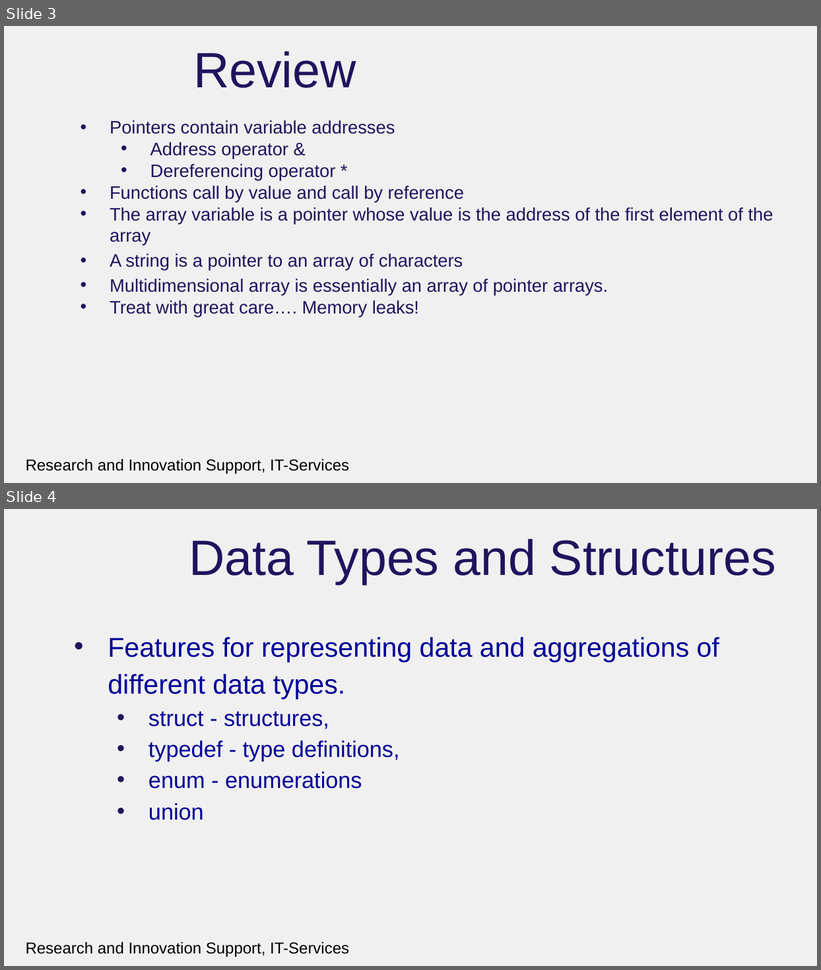
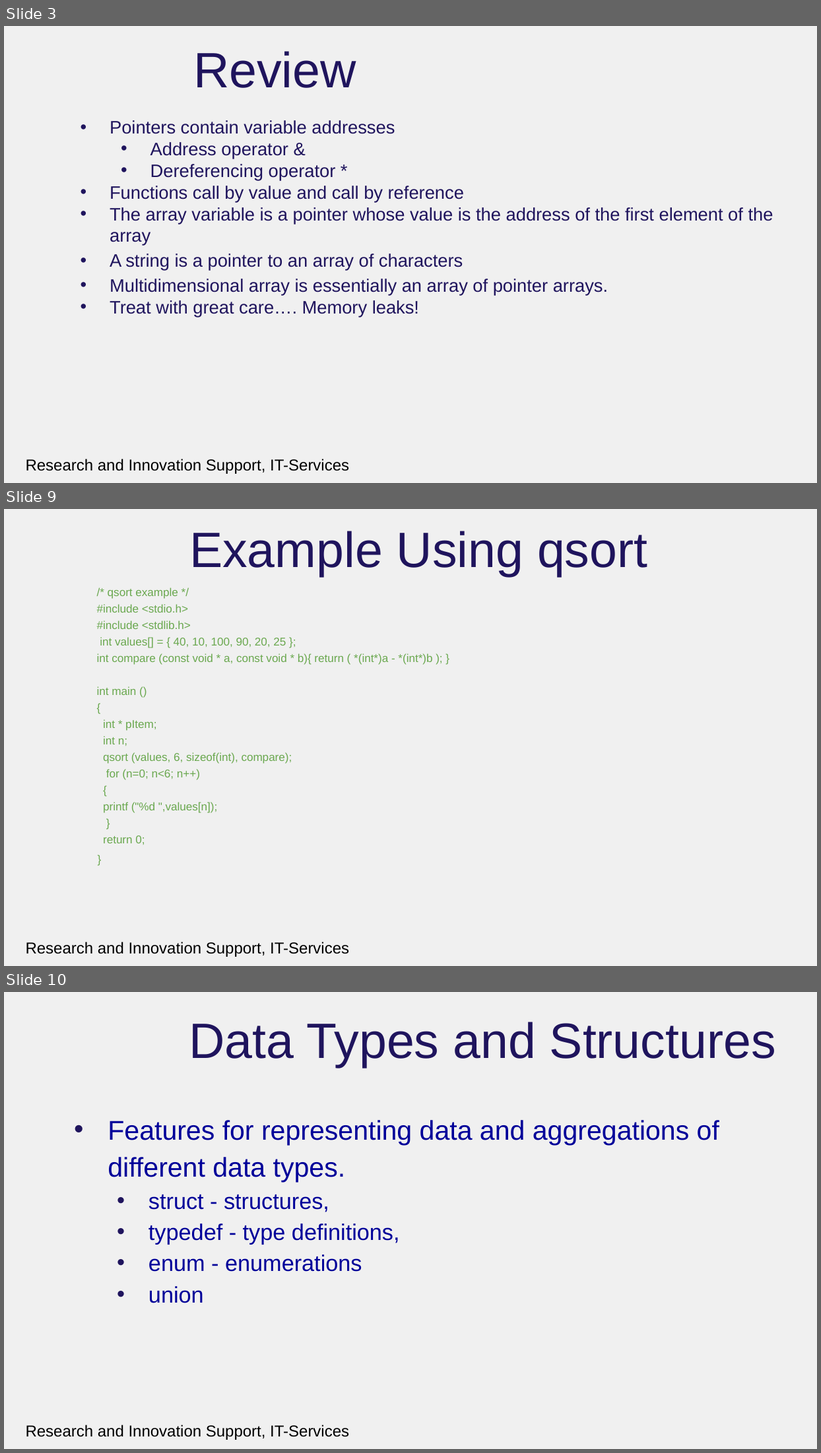
Before and after one commit to rcgsheffield/introc, a slide deck: archive/presentations/FurtherDataTypesandFileProcessing.pptx. Shown one above the other, each under a label of ours: slides 3 and 4 before the commit, slides 3, 9 and 10 after it; the slides between them are not shown. The pictures are 821x970 and 821x1453 pixels, drawn with LibreOffice and Linux fonts; fonts in the diff are those of the drawing; background and template pictures are left out. Boxes give left, top, right and bottom in pixels: in the first picture for what was removed or moved away, otherwise in the second. Text is boxed around its words. In the diff, an @@ line names an element or a change of style, - is before the commit and + after.

```diff
--- a/archive/presentations/FurtherDataTypesandFileProcessing.pptx
+++ b/archive/presentations/FurtherDataTypesandFileProcessing.pptx
@@ slide 9 added at box(4, 509, 817, 966), background #F0F0F0; not listed: 1 template element that a slide beside it also shows @@
@@ title added at box(189, 531, 648, 577), 44 pt, text #1F145D @@
+Example Using qsort
@@ text added at box(97, 588, 432, 845), 10 pt, text #6AA84F @@
+/* qsort example */
+#include <stdio.h>
+#include <stdlib.h>
+int values[] = { 40, 10, 100, 90, 20, 25 };
+int compare (const void * a, const void * b){ return ( *(int*)a - *(int*)b ); }
+int main ()
+{
+int * pItem;
+int n;
+qsort (values, 6, sizeof(int), compare);
+for (n=0; n<6; n++)
+{
+printf ("%d ",values[n]);
+}
+return 0;
+}
@@ what was slide 4 is now slide 10 @@
```
Also in this commit, not shown: 1 slide changed, 18 other slides added, 2 slides removed, 31 other files.
